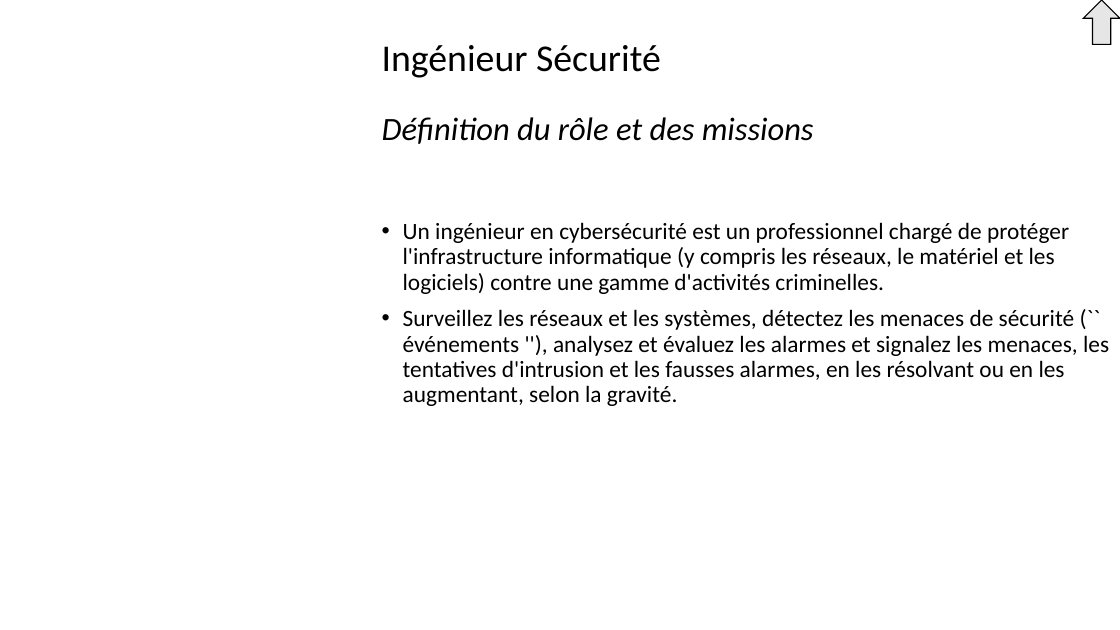
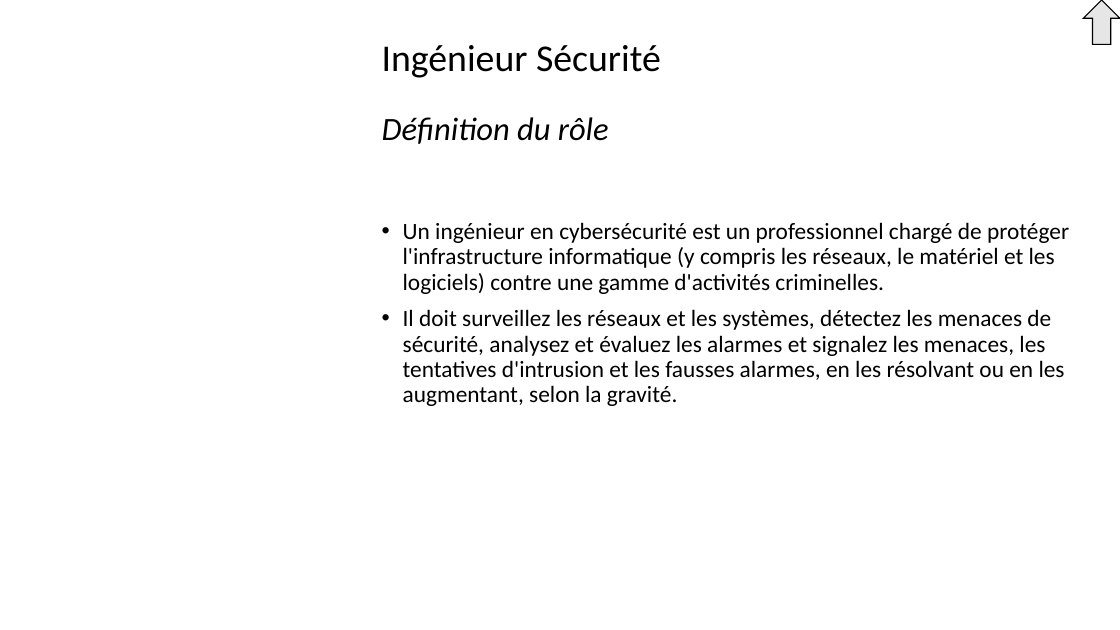
Before and after one commit to Solifred38/cv, a slide deck: slide 40 of Profils_jobs_it.pptx. Drawn at 1120x630 pixels with LibreOffice and Linux fonts; fonts in the diff are those of the drawing; background and template pictures are left out. Boxes give left, top, right and bottom in pixels: in the first picture for what was removed or moved away, otherwise in the second. Text is boxed around its words. In the diff, an @@ line names an element or a change of style, - is before the commit and + after.

```diff
--- a/Profils_jobs_it.pptx
+++ b/Profils_jobs_it.pptx
@@ text at (382,45,661,144): text changed; size 27.9 to 32.4 pt; italic off @@
-Ingénieur Sécurité
-Définition du rôle et des missions
+Ingénieur Sécurité
+Définition du rôle
@@ text at (403,309,1065,406): text changed @@
-• Surveillez les réseaux et les systèmes, détectez les menaces de sécurité (`` événements ''), analysez et évaluez les alarmes et signalez les menaces, les tentatives d'intrusion et les fausses alarmes, en les résolvant ou en les augmentant, selon la gravité.
+• Il doit surveillez les réseaux et les systèmes, détectez les menaces de sécurité, analysez et évaluez les alarmes et signalez les menaces, les tentatives d'intrusion et les fausses alarmes, en les résolvant ou en les augmentant, selon la gravité.
```
Also in this commit, not shown: 29 other slides changed, 2 slides added.
